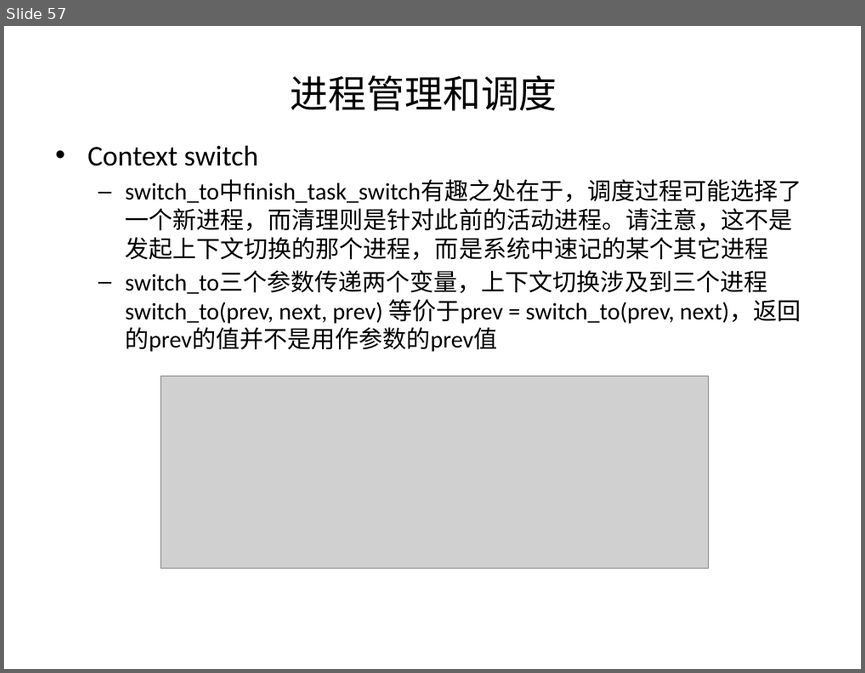
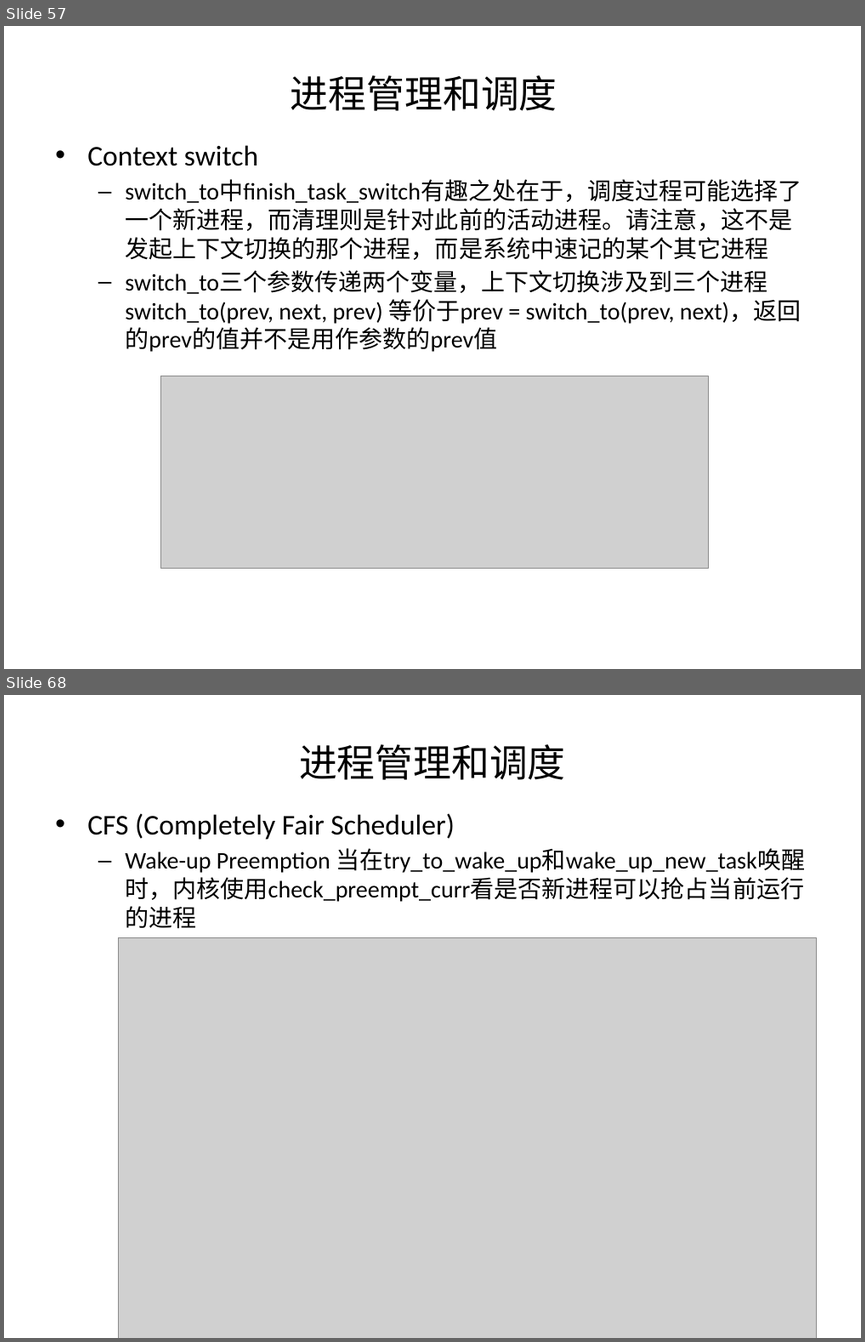
Before and after one commit to chenziliang/summary-of-the-books, a slide deck: PLKA.pptx. Shown one above the other, each under a label of ours: slide 57 before the commit, slides 57 and 68 after it; the slides between them are not shown. The pictures are 865x673 and 865x1342 pixels, drawn with LibreOffice and Linux fonts; fonts in the diff are those of the drawing; grey boxes stand for pictures. Boxes give left, top, right and bottom in pixels: in the first picture for what was removed or moved away, otherwise in the second. Text is boxed around its words. In the diff, an @@ line names an element or a change of style, - is before the commit and + after.

```diff
--- a/PLKA.pptx
+++ b/PLKA.pptx
@@ slide 68 added at [4,695,861,1338], background #FFFFFF @@
@@ title added at [299,744,566,780], 32 pt, text #000000 @@
+进程管理和调度
@@ text added at [87,813,805,902], 20 pt, text #000000 @@
+  • CFS (Completely Fair Scheduler)
+  – Wake-up Preemption 当在try_to_wake_up和wake_up_new_task唤醒时，内核使用check_preempt_curr看是否新进程可以抢占当前运行的进程
@@ picture added at [118,937,817,1338] @@
```
Also in this commit, not shown: 3 slides changed, 12 other slides added.
